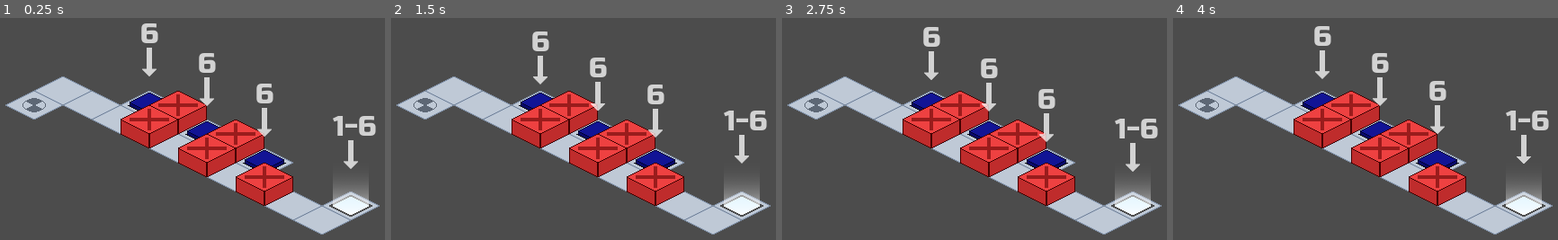
Above: before the commit, frames 1-4 (left to right).
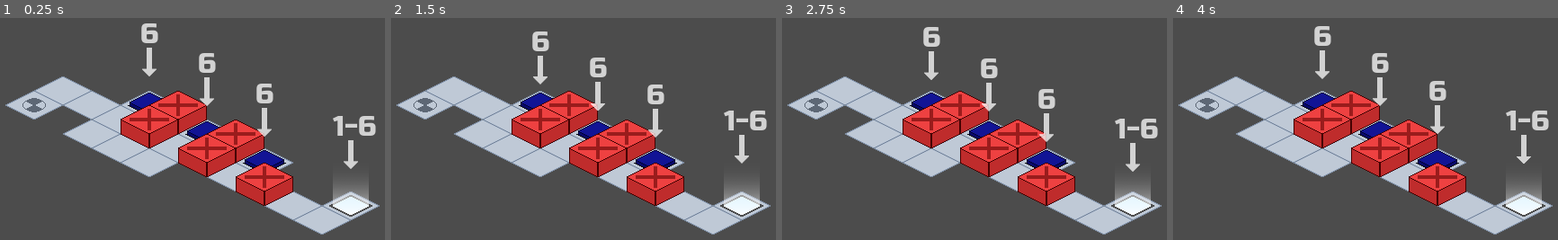
Above: after the commit, the same moments.

Repository: kdreese/gmtk-2022
Game: Godot game, scene res://src/levels/ButtonTestLevel.tscn
The game is run twice, just before and just after one commit, with the same random seed, the same clock (stepped at 60 frames per second) and the same inputs. This scene is started directly instead of the project's main scene.
Inputs:
- Up to frame 1 (0.25 s): no input
- Up to frame 2 (1.5 s): hold D (move_right) 0.53-1.28 s; hold S (move_back) from 1.28 s (still down)
- Up to frame 3 (2.75 s): release S (move_back) at 2.03 s; hold D (move_right) from 2.03 s (still down)
- Up to frame 4 (4 s): release D (move_right) at 2.78 s; hold W (move_forward) 2.78-3.53 s; hold A (move_left) from 3.53 s (still down)

The runs differ from the first frame. In frame 1, 2.9% of the frame differs, in the area x 16-47%, y 45-72%; in frame 2, 2.9%; in frame 3, 2.9%; in frame 4, 2.9%.

Commit message:
Added gates to existing levels.

Diff:
--- a/project.godot
+++ b/project.godot
@@ -9,15 +9,20 @@
 config_version=4
 
 _global_script_classes=[ {
-"base": "Node2D",
+"base": "Level",
 "class": "ButtonIntroLevel",
 "language": "GDScript",
 "path": "res://src/levels/ButtonIntroLevel.gd"
 }, {
-"base": "Node2D",
+"base": "Level",
 "class": "ButtonTestLevel",
 "language": "GDScript",
 "path": "res://src/levels/ButtonTestLevel.gd"
+}, {
+"base": "Node2D",
+"class": "Level",
+"language": "GDScript",
+"path": "res://src/levels/Level.gd"
 }, {
 "base": "Area2D",
 "class": "LevelButton",
@@ -37,6 +42,7 @@
 _global_script_class_icons={
 "ButtonIntroLevel": "",
 "ButtonTestLevel": "",
+"Level": "",
 "LevelButton": "",
 "LevelEnd": "",
 "Player": ""
--- a/src/levels/ButtonIntroLevel.gd
+++ b/src/levels/ButtonIntroLevel.gd
@@ -1,5 +1,5 @@
 class_name ButtonIntroLevel
-extends Node2D
+extends Level
 
 
 func _ready() -> void:
@@ -7,6 +7,10 @@
 	assert(not error)
 
 
+func handle_player_move():
+	$Gate.update_z_index(get_node("Player").grid_coords)
+
+
 func _on_button_pressed(instance: LevelButton) -> void:
 	if instance.name == "LevelButton":
-		$TileMap.set_cell(14, 4, $TileMap.tile_set.find_tile_by_name("GateOpen"))
+		$Gate.open()
--- a/src/levels/ButtonIntroLevel.tscn
+++ b/src/levels/ButtonIntroLevel.tscn
@@ -1,9 +1,10 @@
-[gd_scene load_steps=5 format=2]
+[gd_scene load_steps=6 format=2]
 
 [ext_resource path="res://resouces/TileSet.tres" type="TileSet" id=1]
 [ext_resource path="res://src/objects/LevelButton.tscn" type="PackedScene" id=2]
 [ext_resource path="res://src/levels/ButtonIntroLevel.gd" type="Script" id=3]
 [ext_resource path="res://src/objects/LevelEnd.tscn" type="PackedScene" id=4]
+[ext_resource path="res://src/objects/Gate.tscn" type="PackedScene" id=5]
 
 [node name="ButtonIntroLevel" type="Node2D"]
 script = ExtResource( 3 )
@@ -13,7 +14,7 @@
 tile_set = ExtResource( 1 )
 cell_size = Vector2( 64, 32 )
 format = 1
-tile_data = PoolIntArray( 13, 0, 0, 14, 0, 0, 65548, 0, 0, 65549, 0, 0, 131084, 0, 0, 131085, 0, 0, 196619, 0, 0, 196620, 0, 0, 196621, 0, 0, 196622, 0, 0, 262155, 0, 0, 262156, 0, 0, 262157, 0, 0, 262158, 7, 0, 327691, 2, 0, 327694, 0, 0 )
+tile_data = PoolIntArray( 13, 0, 0, 14, 0, 0, 65548, 0, 0, 65549, 0, 0, 131084, 0, 0, 131085, 0, 0, 196619, 0, 0, 196620, 0, 0, 196621, 0, 0, 196622, 0, 0, 262155, 0, 0, 262156, 0, 0, 262157, 0, 0, 327691, 2, 0, 327694, 0, 0 )
 
 [node name="LevelButton" parent="." instance=ExtResource( 2 )]
 position = Vector2( 448, 240 )
@@ -24,3 +25,6 @@
 minimum_weight = 6
 next_level_path = "res://src/levels/ButtonTestLevel.tscn"
 level_name = "Level 4"
+
+[node name="Gate" parent="." instance=ExtResource( 5 )]
+position = Vector2( 320, 296 )
--- a/src/levels/ButtonTestLevel.gd
+++ b/src/levels/ButtonTestLevel.gd
@@ -1,5 +1,5 @@
 class_name ButtonTestLevel
-extends Node2D
+extends Level
 
 
 func _ready() -> void:
@@ -10,13 +10,16 @@
 	error = $LevelButton3.connect("button_pressed", self, "_on_button_pressed", [$LevelButton3])
 	assert(not error)
 
+func handle_player_move():
+	for gate in [$Gate, $Gate2, $Gate3, $Gate4, $Gate5]:
+		gate.update_z_index(get_node("Player").grid_coords)
 
 func _on_button_pressed(instance: LevelButton) -> void:
 	if instance.name == "LevelButton":
 		$Gate.open()
 		$Gate2.open()
 	elif instance.name == "LevelButton2":
-		$Gate2.open()
+		$Gate3.open()
 		$Gate4.open()
 	elif instance.name == "LevelButton3":
 		$Gate5.open()
--- a/src/levels/ButtonTestLevel.tscn
+++ b/src/levels/ButtonTestLevel.tscn
@@ -14,7 +14,7 @@
 tile_set = ExtResource( 1 )
 cell_size = Vector2( 64, 32 )
 format = 1
-tile_data = PoolIntArray( 131082, 0, 0, 131084, 0, 0, 131086, 0, 0, 131089, 0, 0, 196616, 0, 0, 196617, 0, 0, 196618, 0, 0, 196620, 0, 0, 196622, 0, 0, 196624, 0, 0, 196625, 0, 0, 262152, 2, 0 )
+tile_data = PoolIntArray( 131082, 0, 0, 131084, 0, 0, 131086, 0, 0, 131089, 0, 0, 196616, 0, 0, 196617, 0, 0, 196618, 0, 0, 196620, 0, 0, 196622, 0, 0, 196624, 0, 0, 196625, 0, 0, 262152, 2, 0, 262154, 0, 0, 262155, 0, 0, 262156, 0, 0 )
 
 [node name="LevelButton" parent="." instance=ExtResource( 2 )]
 position = Vector2( 256, 208 )
--- a/src/levels/IntroLevel.tscn
+++ b/src/levels/IntroLevel.tscn
@@ -1,9 +1,11 @@
-[gd_scene load_steps=3 format=2]
+[gd_scene load_steps=4 format=2]
 
 [ext_resource path="res://resouces/TileSet.tres" type="TileSet" id=1]
 [ext_resource path="res://src/objects/LevelEnd.tscn" type="PackedScene" id=2]
+[ext_resource path="res://src/levels/Level.gd" type="Script" id=3]
 
 [node name="IntroLevel" type="Node2D"]
+script = ExtResource( 3 )
 
 [node name="TileMap" type="TileMap" parent="."]
 mode = 1
--- /dev/null
+++ b/src/levels/Level.gd
@@ -0,0 +1,5 @@
+class_name Level
+extends Node2D
+
+func handle_player_move():
+	pass
--- a/src/levels/MovementTestLevel.tscn
+++ b/src/levels/MovementTestLevel.tscn
@@ -1,9 +1,11 @@
-[gd_scene load_steps=3 format=2]
+[gd_scene load_steps=4 format=2]
 
 [ext_resource path="res://resouces/TileSet.tres" type="TileSet" id=1]
+[ext_resource path="res://src/levels/Level.gd" type="Script" id=2]
 [ext_resource path="res://src/objects/LevelEnd.tscn" type="PackedScene" id=3]
 
 [node name="MovementTestLevel" type="Node2D"]
+script = ExtResource( 2 )
 
 [node name="TileMap" type="TileMap" parent="."]
 mode = 1
--- a/src/levels/MovementTutorialLevel.tscn
+++ b/src/levels/MovementTutorialLevel.tscn
@@ -1,9 +1,11 @@
-[gd_scene load_steps=3 format=2]
+[gd_scene load_steps=4 format=2]
 
 [ext_resource path="res://resouces/TileSet.tres" type="TileSet" id=1]
 [ext_resource path="res://src/objects/LevelEnd.tscn" type="PackedScene" id=2]
+[ext_resource path="res://src/levels/Level.gd" type="Script" id=3]
 
 [node name="MovementTutorialLevel" type="Node2D"]
+script = ExtResource( 3 )
 
 [node name="TileMap" type="TileMap" parent="."]
 mode = 1
--- a/src/levels/TestLevel.gd
+++ b/src/levels/TestLevel.gd
@@ -1,21 +1,17 @@
-extends Node2D
+extends Level
 
-gates := [Vector2(9, 0)]
 
 func _ready() -> void:
 	var error := $LevelButton.connect("button_pressed", self, "_on_button_pressed", [$LevelButton])
 	assert(not error)
+	$Gate2.open()
 
 
-
-func calc_z_index() -> void:
-	var player = get_parent().get_node("Player") as Player
-	var grid_coords = player.grid_coords
-	for gate in gates:
-		if player.x > gate.x or player.y > gate.y:
-			$TileMap.
+func handle_player_move():
+	for gate in [$Gate, $Gate2]:
+		gate.update_z_index(get_node("Player").grid_coords)
 
 
 func _on_LevelButton_button_pressed() -> void:
-	$TileMap.set_cell(9, 0, $TileMap.tile_set.find_tile_by_name("GateOpen"))
-	$TileMap.set_cell(13, 0, $TileMap.tile_set.find_tile_by_name("GateClosed"))
+	$Gate.open()
+	$Gate2.close()
--- a/src/levels/TestLevel.tscn
+++ b/src/levels/TestLevel.tscn
@@ -1,9 +1,10 @@
-[gd_scene load_steps=5 format=2]
+[gd_scene load_steps=6 format=2]
 
 [ext_resource path="res://resouces/TileSet.tres" type="TileSet" id=1]
 [ext_resource path="res://src/objects/LevelButton.tscn" type="PackedScene" id=2]
 [ext_resource path="res://src/objects/LevelEnd.tscn" type="PackedScene" id=3]
 [ext_resource path="res://src/levels/TestLevel.gd" type="Script" id=4]
+[ext_resource path="res://src/objects/Gate.tscn" type="PackedScene" id=5]
 
 [node name="TestLevel" type="Node2D"]
 script = ExtResource( 4 )
@@ -13,7 +14,7 @@
 tile_set = ExtResource( 1 )
 cell_size = Vector2( 64, 32 )
 format = 1
-tile_data = PoolIntArray( -262132, 0, 0, -196596, 0, 0, -131060, 0, 0, -65524, 0, 0, 7, 0, 0, 8, 0, 0, 9, 7, 0, 10, 0, 0, 11, 0, 0, 12, 0, 0, 13, 6, 0, 14, 0, 0, 15, 0, 0, 65549, 0, 0, 65550, 0, 0, 65551, 2, 0 )
+tile_data = PoolIntArray( -262132, 0, 0, -196596, 0, 0, -131060, 0, 0, -65524, 0, 0, 7, 0, 0, 8, 0, 0, 10, 0, 0, 11, 0, 0, 12, 0, 0, 13, 0, 0, 14, 0, 0, 15, 0, 0, 65549, 0, 0, 65550, 0, 0, 65551, 2, 0 )
 
 [node name="LevelButton" parent="." instance=ExtResource( 2 )]
 position = Vector2( 512, 144 )
@@ -25,4 +26,10 @@
 maximum_weight = 3
 level_name = "Test Level"
 
+[node name="Gate" parent="." instance=ExtResource( 5 )]
+position = Vector2( 288, 152 )
+
+[node name="Gate2" parent="." instance=ExtResource( 5 )]
+position = Vector2( 416, 216 )
+
 [connection signal="button_pressed" from="LevelButton" to="." method="_on_LevelButton_button_pressed"]
--- a/src/objects/Gate.gd
+++ b/src/objects/Gate.gd
@@ -22,11 +22,11 @@
 
 func open() -> void:
 	$AnimatedSprite.play("open")
-	$AnimatedSprite.offset.x += 16
+	$AnimatedSprite.offset.y += 8
 	tile_map.set_cellv(grid_coords, tile_map.tile_set.find_tile_by_name("Base"))
 
 
 func	 close() -> void:
 	$AnimatedSprite.play("closed")
-	$AnimatedSprite.offset -= 16
+	$AnimatedSprite.offset.y -= 8
 	tile_map.set_cellv(grid_coords, -1)
--- a/src/objects/Gate.tscn
+++ b/src/objects/Gate.tscn
@@ -6,14 +6,14 @@
 
 [sub_resource type="SpriteFrames" id=1]
 animations = [ {
+"frames": [ ExtResource( 1 ) ],
+"loop": true,
+"name": "open",
+"speed": 5.0
+}, {
 "frames": [ ExtResource( 2 ) ],
 "loop": true,
 "name": "closed",
-"speed": 5.0
-}, {
-"frames": [ ExtResource( 1 ) ],
-"loop": true,
-"name": "open",
 "speed": 5.0
 } ]
 
--- a/src/states/Game.gd
+++ b/src/states/Game.gd
@@ -1,13 +1,13 @@
 extends Node2D
 
 
-var level: Node2D
+var level: Level
 
 var moves: int
 
 
 func _ready() -> void:
-	level = load(Global.level_path).instance() as Node2D
+	level = load(Global.level_path).instance() as Level
 	var tile_map := level.get_node("TileMap") as TileMap
 
 	add_child(level)
@@ -52,6 +52,7 @@
 func _on_player_move():
 	moves += 1
 	update_move_counter()
+	level.handle_player_move()
 
 
 func _on_LevelEnd_exit_reached_success(next_level_path: String):
